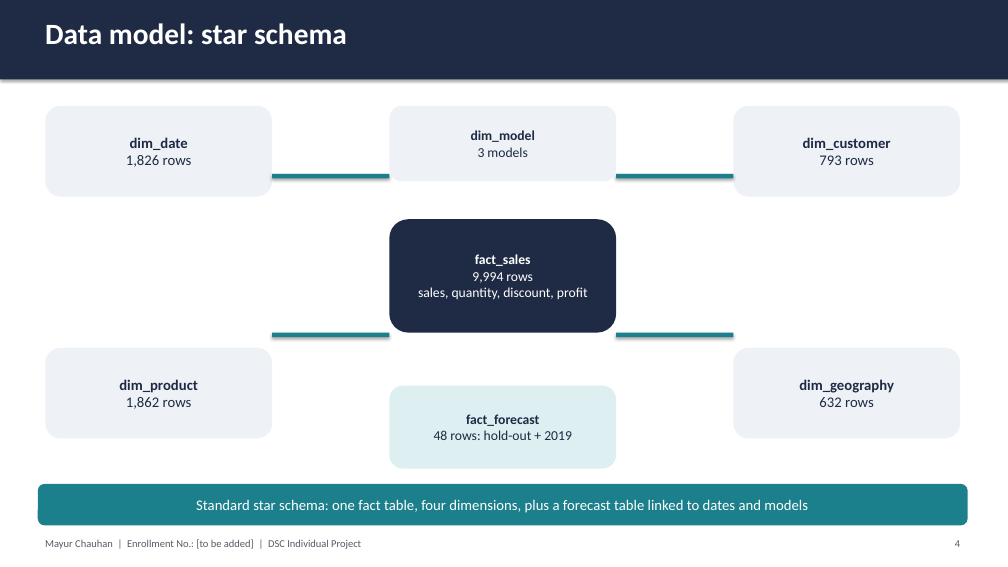
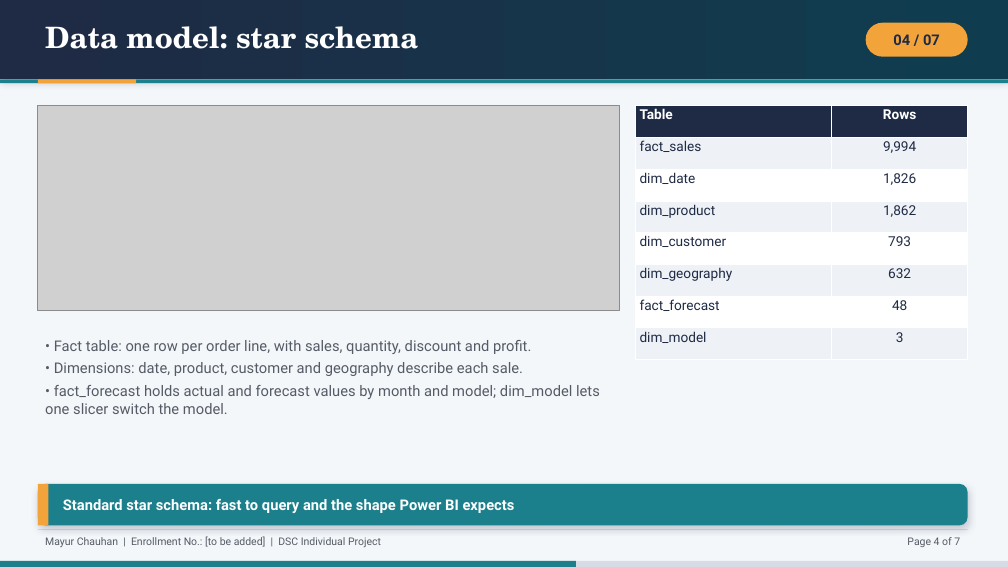
Before and after one commit to MayurChauhan-2950/Retail_Sales_Forecasting, a slide deck: slide 4 of presentation/Retail_Sales_Forecasting_Short.pptx. Drawn at 1008x567 pixels with LibreOffice and Linux fonts; fonts in the diff are those of the drawing; grey boxes stand for pictures. Boxes give left, top, right and bottom in pixels: in the first picture for what was removed or moved away, otherwise in the second. Text is boxed around its words. In the diff, an @@ line names an element or a change of style, - is before the commit and + after.

Commit message:
Add complete project explainer, 7-slide deck with PDF, diagrams and dashboard screenshots

```diff
--- a/presentation/Retail_Sales_Forecasting_Short.pptx
+++ b/presentation/Retail_Sales_Forecasting_Short.pptx
@@ background #FFFFFF to #F4F7FA @@
@@ rectangle at <box>0,0,1008,79</box>: fill #1F2A44 to gradient #1F2A44 to #0F3D4F; shadow changed @@
@@ text "Data model: star schema" at <box>45,26,419,49</box>: font Calibri to TeX Gyre Schola @@
@@ rounded rectangle added at <box>866,23,968,57</box>, fill #F2A33A, 14 pt, text #1F2A44, bold @@
+04 / 07
@@ rectangle added at <box>0,79,1008,83</box>, fill #1B7F8C @@
@@ rectangle added at <box>38,79,136,83</box>, fill #F2A33A @@
@@ picture added at <box>38,105,620,311</box> @@
@@ rounded rectangle removed at <box>45,106,272,197</box> @@
-dim_date
-1,826 rows
@@ rounded rectangle removed at <box>389,106,616,181</box> @@
-dim_model
-3 models
@@ table added at <box>635,106,968,360</box>, 8 rows, 2 columns @@
+Table | Rows
+fact_sales | 9,994
+dim_date | 1,826
+dim_product | 1,862
+dim_customer | 793
+dim_geography | 632
+fact_forecast | 48
+dim_model | 3
@@ rounded rectangle removed at <box>734,106,960,197</box> @@
-dim_customer
-793 rows
@@ rectangle removed at <box>272,174,389,178</box> @@
@@ rectangle removed at <box>616,174,734,178</box> @@
@@ rounded rectangle removed at <box>389,219,616,333</box> @@
-fact_sales
-9,994 rows
-sales, quantity, discount, profit
@@ rounded rectangle removed at <box>45,348,272,439</box> @@
-dim_product
-1,862 rows
@@ text added at <box>45,340,600,414</box>, 14 pt, text #555B66 @@
+• Fact table: one row per order line, with sales, quantity, discount and profit.
+• Dimensions: date, product, customer and geography describe each sale.
+• fact_forecast holds actual and forecast values by month and model; dim_model lets one slicer switch the model.
@@ rectangle removed at <box>272,333,389,337</box> @@
@@ rectangle removed at <box>616,333,734,337</box> @@
@@ rounded rectangle removed at <box>734,348,960,439</box> @@
-dim_geography
-632 rows
@@ rounded rectangle removed at <box>389,386,616,469</box> @@
-fact_forecast
-48 rows: hold-out + 2019
@@ rounded rectangle "Standard star schema: fast to ..." at <box>38,484,968,526</box>: shadow on; proportions changed @@
@@ rectangle added at <box>38,484,48,526</box>, fill #F2A33A @@
@@ text in rounded rectangle at <box>63,499,515,513</box>: text changed; font Calibri to Roboto; bold on @@
-Standard star schema: one fact table, four dimensions, plus a forecast table linked to dates and models
+Standard star schema: fast to query and the shape Power BI expects
@@ text "Mayur Chauhan | Enrollment No.: ..." at <box>45,536,381,547</box>: font Calibri to Roboto @@
@@ rectangle added at <box>38,529,968,530</box>, fill #D5DCE5 @@
@@ text added at <box>907,537,960,547</box>, 10 pt, text #555B66 @@
+Page 4 of 7
@@ rectangle added at <box>0,561,1008,567</box>, fill #D5DCE5 @@
@@ rectangle added at <box>0,561,576,567</box>, fill #1B7F8C @@
@@ text removed at <box>955,540,960,547</box> @@
-4
```
Also in this commit, not shown: 5 other slides changed, 1 slide added, 1 slide removed, 12 other files.
